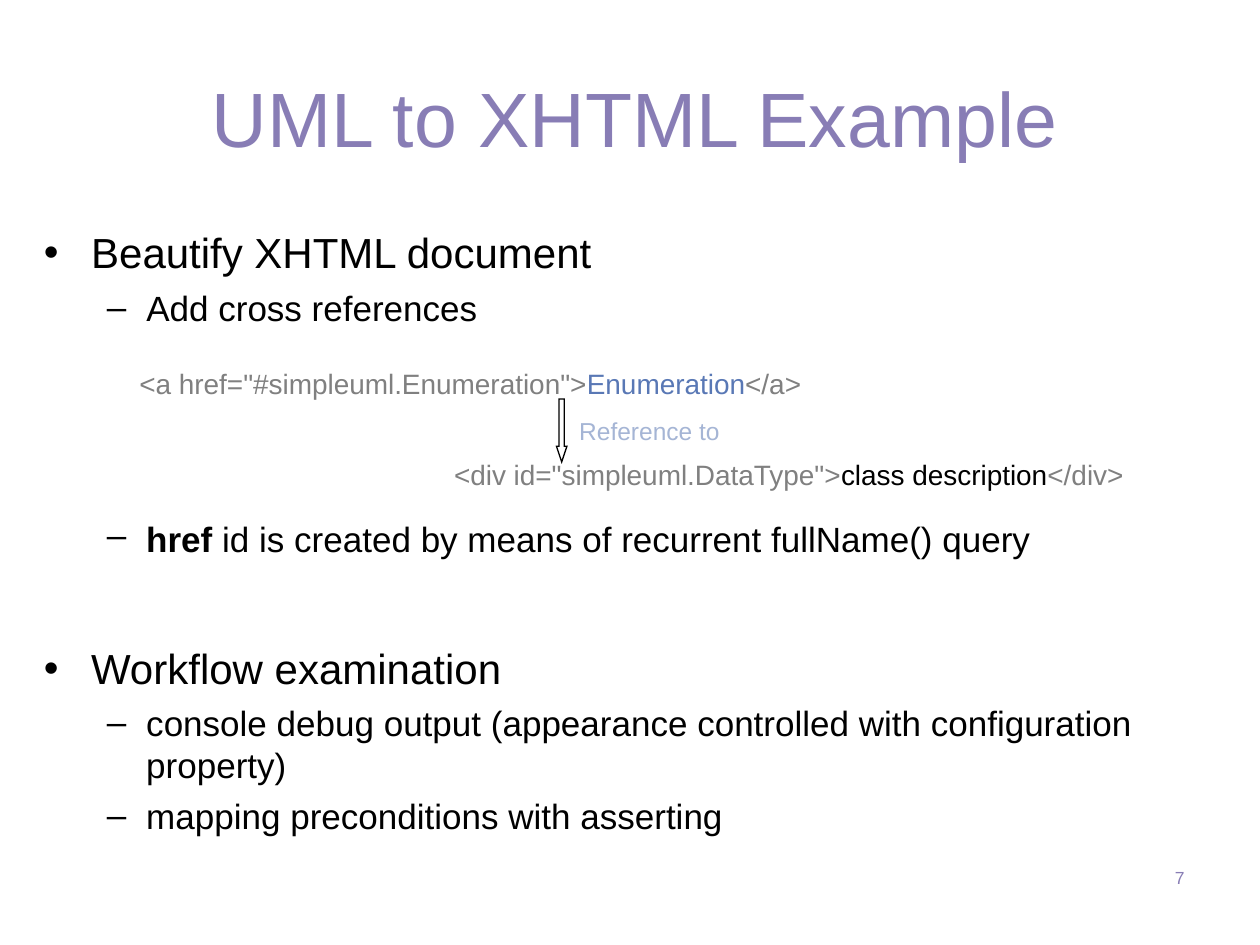
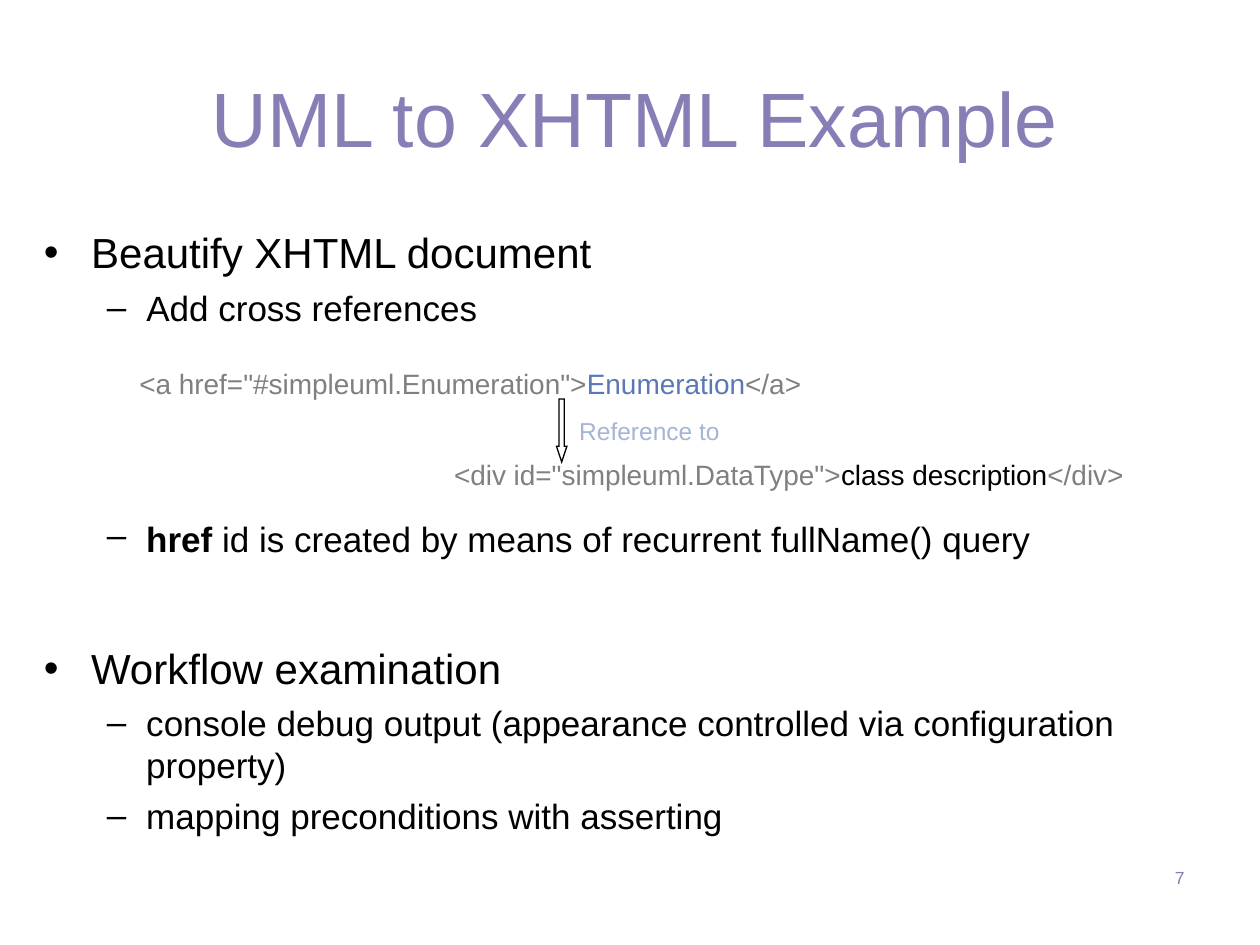
Before and after one commit to wilbert-alberts/qvto, a slide deck: slide 7 of examples/org.eclipse.m2m.qvt.oml.econ2009.tutorial/projects/qvto.uml2xhtml.model/slides/The Art of Model Transformation with Operational QVT.ppt. Drawn at 1260x945 pixels with LibreOffice and Linux fonts; fonts in the diff are those of the drawing; background and template pictures are left out. Boxes give left, top, right and bottom in pixels: in the first picture for what was removed or moved away, otherwise in the second. Text is boxed around its words. In the diff, an @@ line names an element or a change of style, - is before the commit and + after.

Commit message:
UML to XHtml example added

```diff
--- a/examples/org.eclipse.m2m.qvt.oml.econ2009.tutorial/projects/qvto.uml2xhtml.model/slides/The Art of Model Transformation with Operational QVT.ppt
+++ b/examples/org.eclipse.m2m.qvt.oml.econ2009.tutorial/projects/qvto.uml2xhtml.model/slides/The Art of Model Transformation with Operational QVT.ppt
@@ text at [146, 710, 1114, 785]: text changed @@
-  – console debug output (appearance controlled with configuration property)
+  – console debug output (appearance controlled via configuration property)
```
Also in this commit, not shown: 2 other slides changed.
